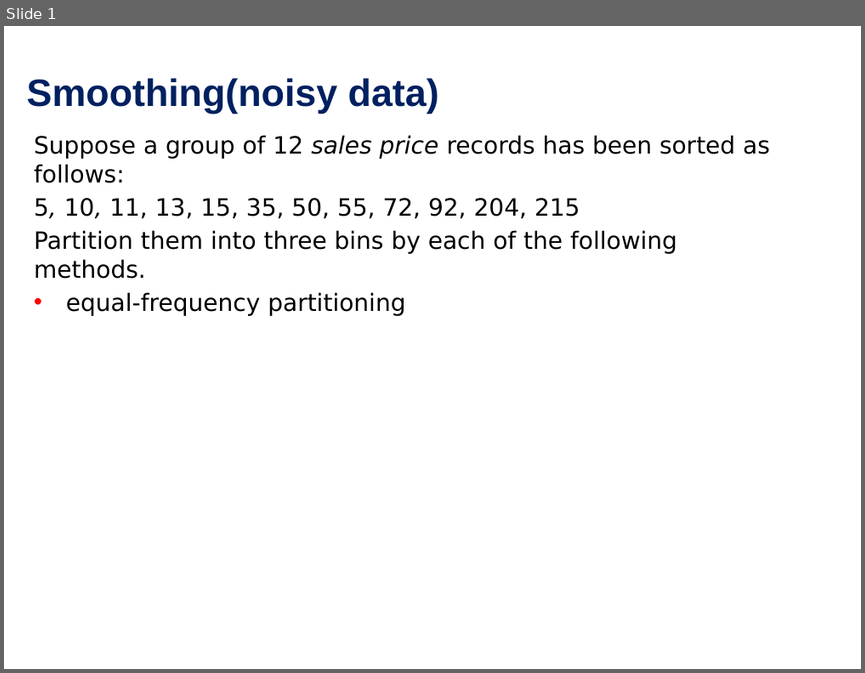
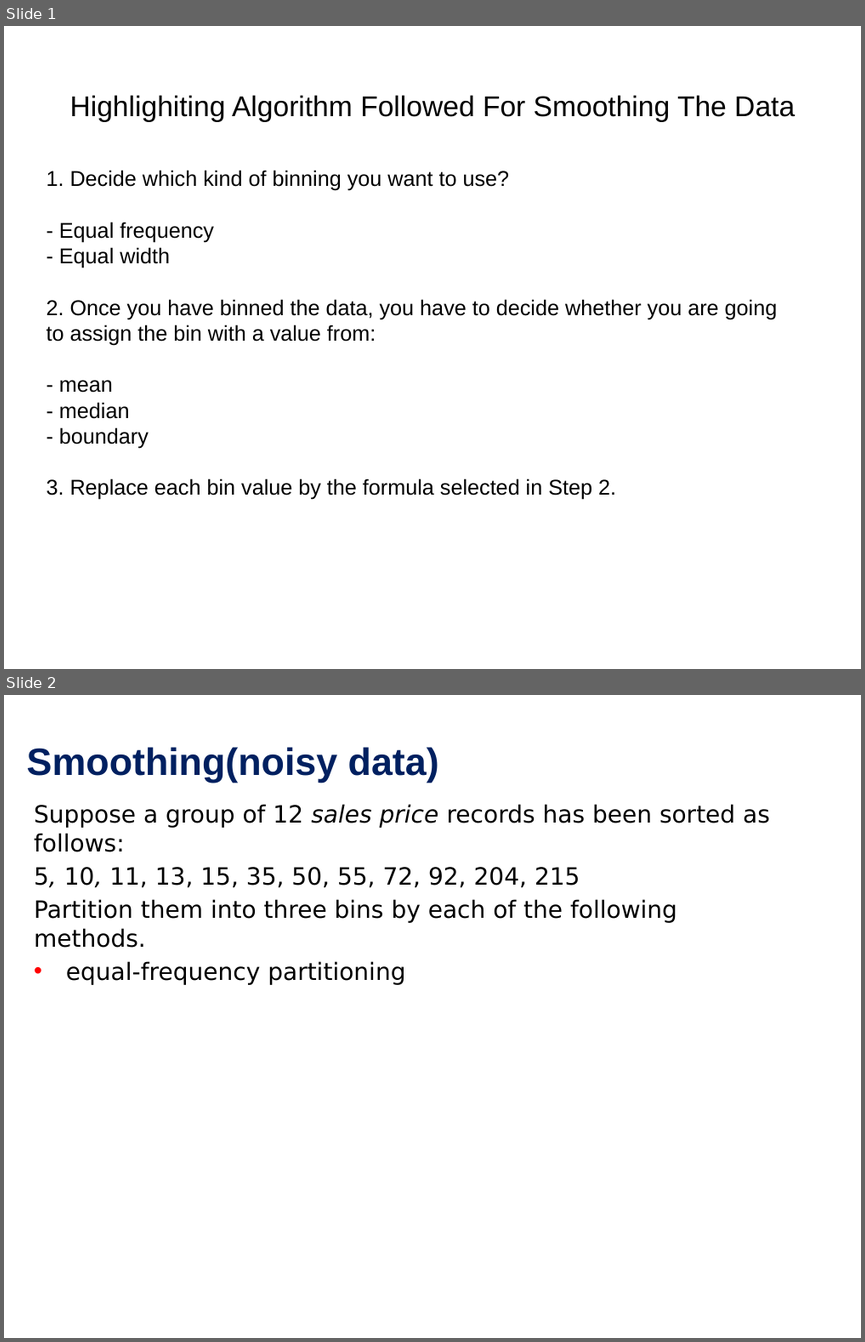
Before and after one commit to ashishjain1547/dataAnalyticsCourse, a slide deck: slides/(4) smoothing/4 - smoothing.odp. Shown one above the other, each under a label of ours: slide 1 before the commit, slides 1 and 2 after it. The pictures are 865x673 and 865x1342 pixels, drawn with LibreOffice and Linux fonts; fonts in the diff are those of the drawing. Boxes give left, top, right and bottom in pixels: in the first picture for what was removed or moved away, otherwise in the second. Text is boxed around its words. In the diff, an @@ line names an element or a change of style, - is before the commit and + after.

```diff
--- a/slides/(4) smoothing/4 - smoothing.odp
+++ b/slides/(4) smoothing/4 - smoothing.odp
@@ slide 1 added at (4, 26, 861, 669), background #FFFFFF @@
@@ title added at (70, 95, 794, 122), 24 pt, text #000000 @@
+Highlighiting Algorithm Followed For Smoothing The Data
@@ text added at (46, 170, 778, 499), 18 pt, text #000000 @@
+1. Decide which kind of binning you want to use?
+- Equal frequency
+- Equal width
+2. Once you have binned the data, you have to decide whether you are going to assign the bin with a value from:
+- mean
+- median
+- boundary
+3. Replace each bin value by the formula selected in Step 2.
@@ what was slide 1 is now slide 2 @@
```
Also in this commit, not shown: 27 other files.
